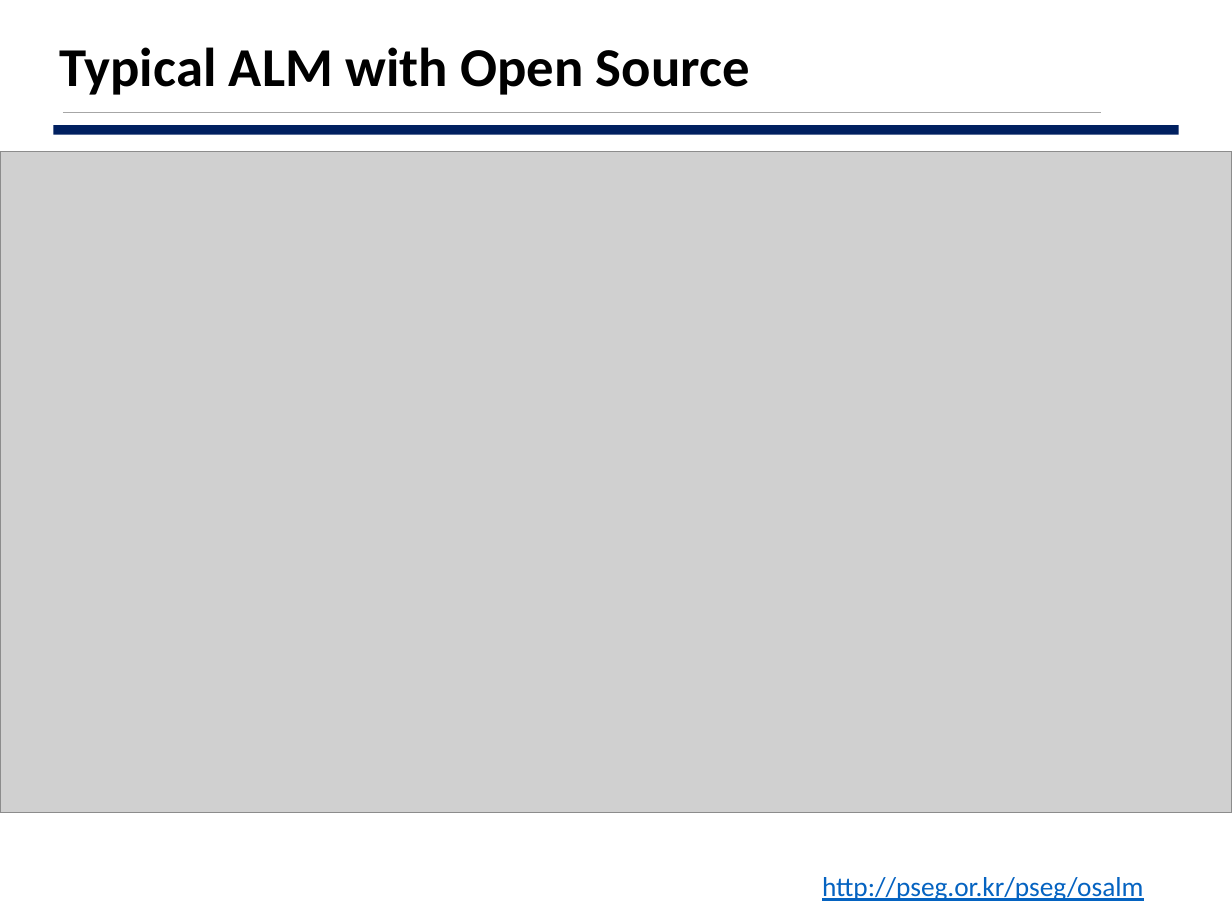
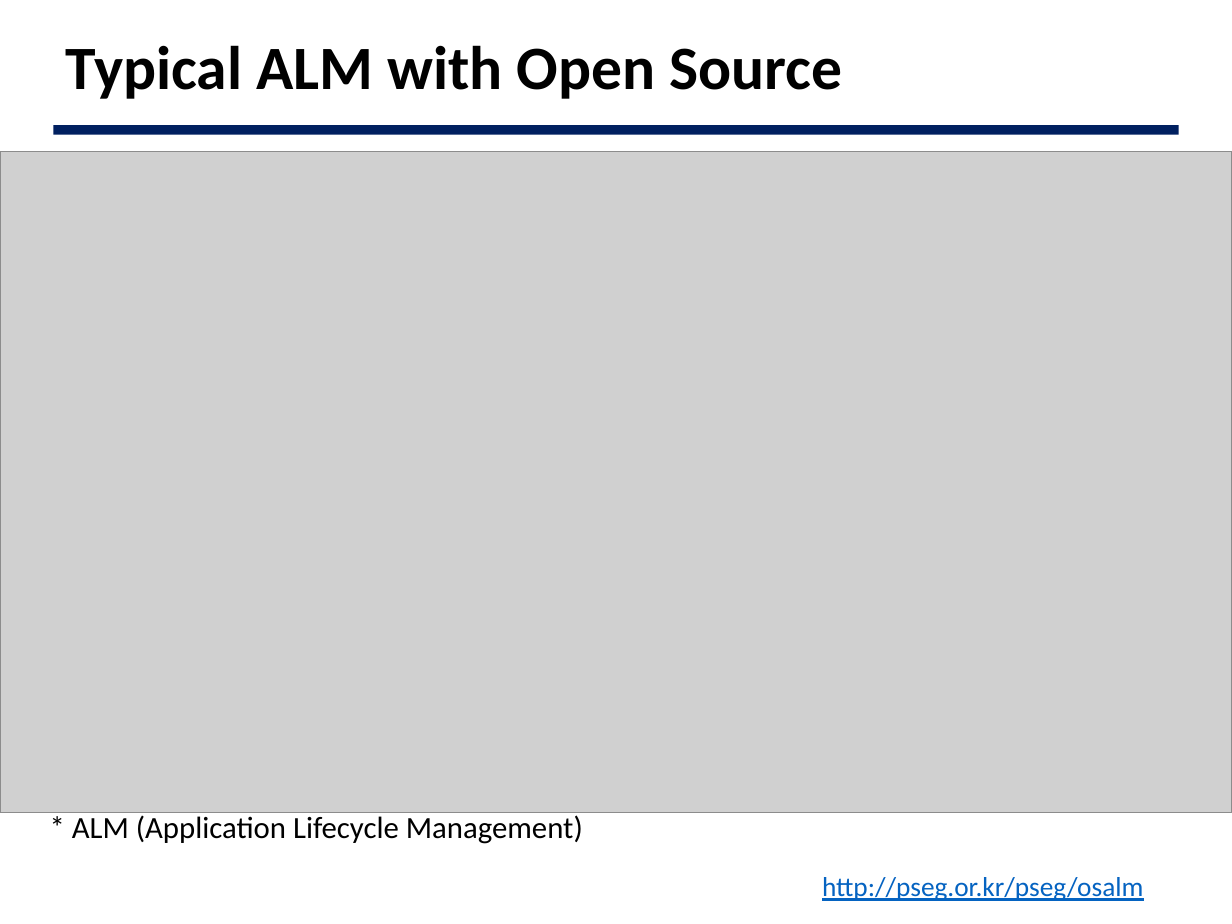
Before and after one commit to JBNU-JEduTools/osscourse, a slide deck: slide 5 of Slides/4. Using Open Source SW.pptx (slide 12 before the commit). Drawn at 1232x924 pixels with LibreOffice and Linux fonts; fonts in the diff are those of the drawing; grey boxes stand for pictures; background and template pictures are left out. Boxes give left, top, right and bottom in pixels: in the first picture for what was removed or moved away, otherwise in the second. Text is boxed around its words. In the diff, an @@ line names an element or a change of style, - is before the commit and + after.

```diff
--- a/Slides/4. Using Open Source SW.pptx
+++ b/Slides/4. Using Open Source SW.pptx
@@ title "Typical ALM with Open Source" moved from (x1=59, y1=47, x2=750, y2=95) to (x1=66, y1=45, x2=842, y2=99) @@
@@ title "Typical ALM with Open Source" at (x1=66, y1=45, x2=842, y2=99): size 32 to 36 pt @@
@@ line removed from (63, 113) to (1101, 113) @@
@@ text added at (x1=72, y1=812, x2=583, y2=844), 18 pt, text #000000 @@
+* ALM (Application Lifecycle Management)
```
Also in this commit, not shown: 5 other slides changed, 15 slides added, 17 slides removed, 9 other files.
